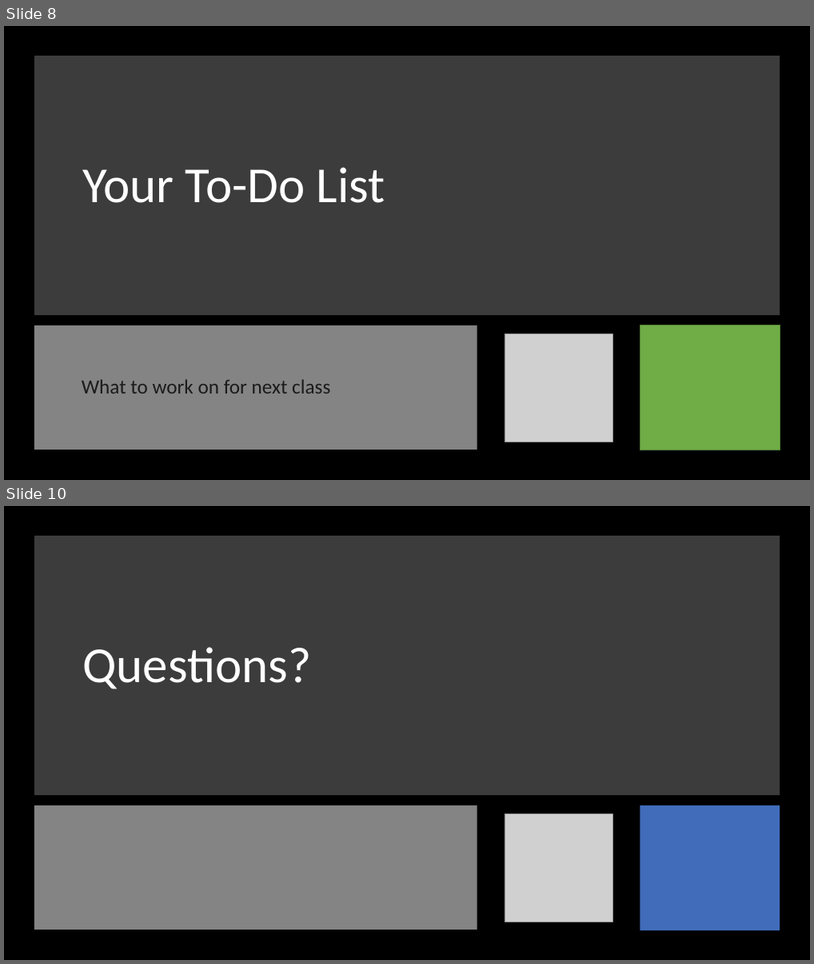
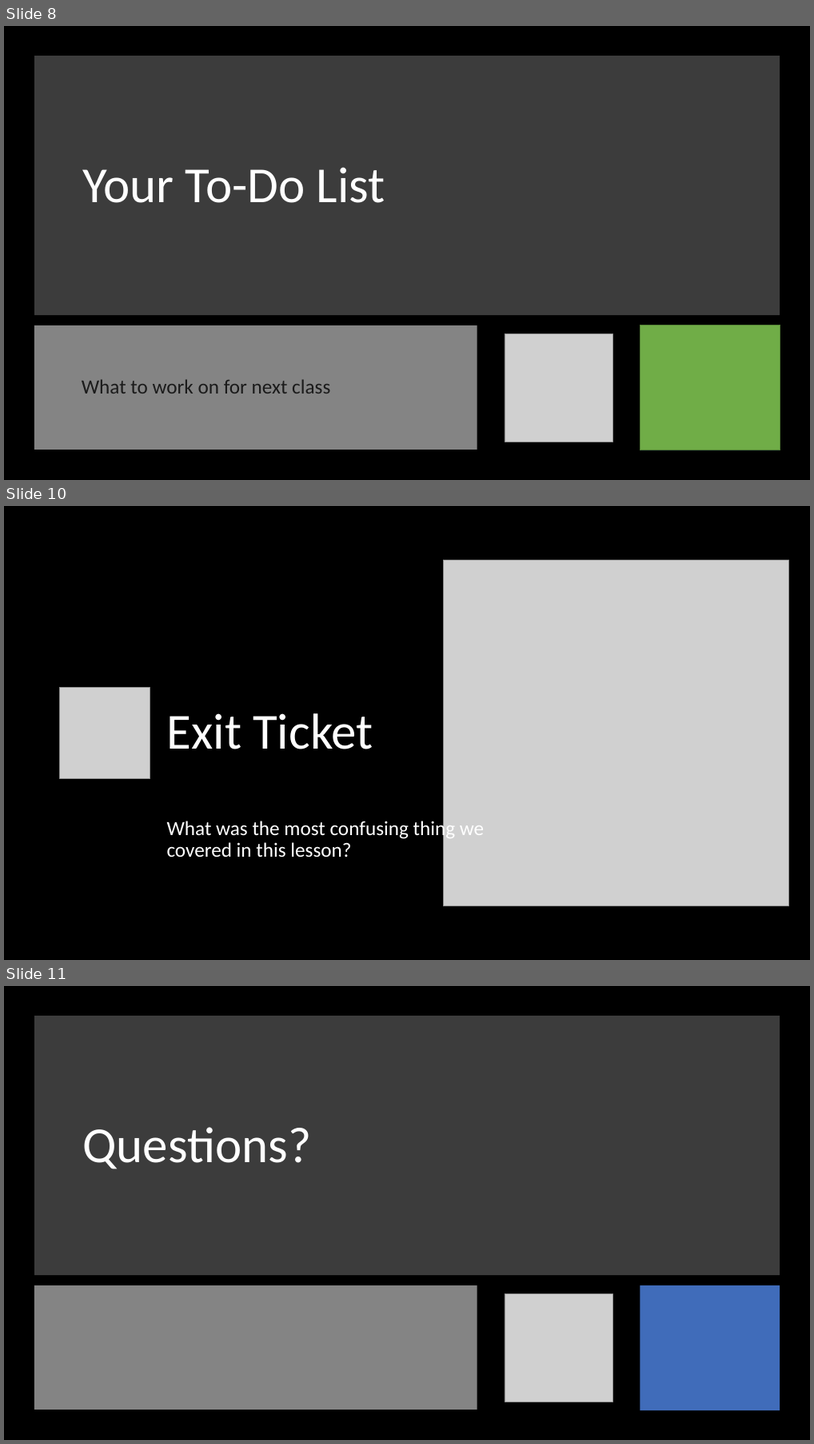
Before and after one commit to orstewar/ist346-content, a slide deck: content/_template_.pptx. Shown one above the other, each under a label of ours: slides 8 and 10 before the commit, slides 8, 10 and 11 after it; the slides between them are not shown. The pictures are 814x964 and 814x1444 pixels, drawn with LibreOffice and Linux fonts; fonts in the diff are those of the drawing; grey boxes stand for pictures. Boxes give left, top, right and bottom in pixels: in the first picture for what was removed or moved away, otherwise in the second. Text is boxed around its words. In the diff, an @@ line names an element or a change of style, - is before the commit and + after.

```diff
--- a/content/_template_.pptx
+++ b/content/_template_.pptx
@@ slide 10 added at [4, 506, 810, 960], background #000000 @@
@@ picture added at [443, 560, 789, 905] @@
@@ picture added at [60, 688, 150, 778] @@
@@ title added at [167, 713, 373, 749], 60 pt, text #FFFFFF @@
+Exit Ticket
@@ text added at [167, 819, 484, 857], 24 pt, text #FFFFFF @@
+What was the most confusing thing we covered in this lesson?
@@ what was slide 10 is now slide 11 @@
```
Also in this commit, not shown: 1 slide changed, 1 other slide added, 1 slide removed, 6 other files.
